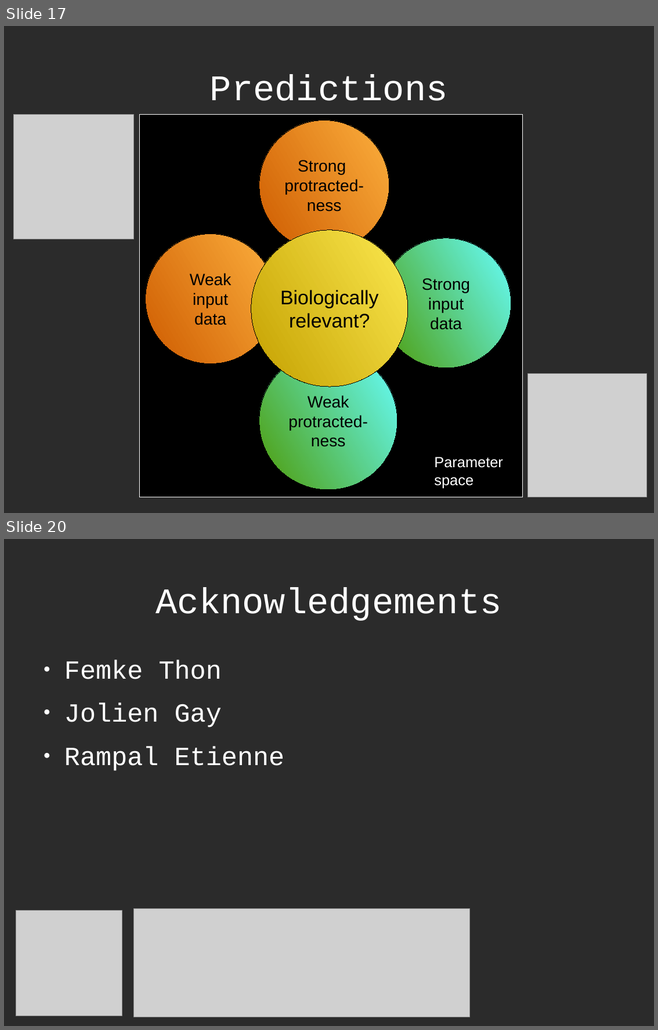
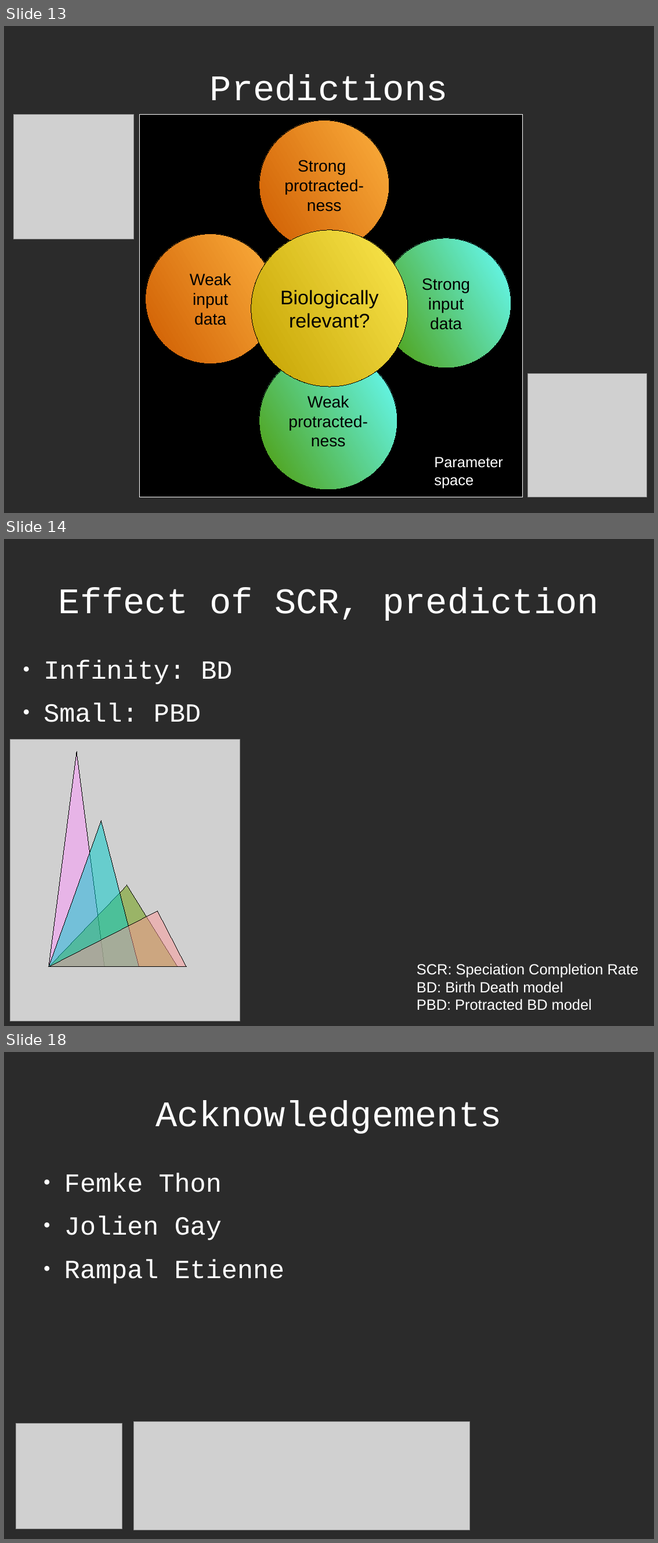
Before and after one commit to richelbilderbeek/Science, a slide deck: Bilderbeek20170213TresMeeting/20170213TresMeeting.odp. Shown one above the other, each under a label of ours: slides 17 and 20 before the commit, slides 13, 14 and 18 after it; the slides between them are not shown. The pictures are 658x1030 and 658x1543 pixels, drawn with LibreOffice and Linux fonts; fonts in the diff are those of the drawing; grey boxes stand for pictures; background and template pictures are left out; a plain dark background stands for a picture behind light text. Boxes give left, top, right and bottom in pixels: in the first picture for what was removed or moved away, otherwise in the second. Text is boxed around its words. In the diff, an @@ line names an element or a change of style, - is before the commit and + after.

```diff
--- a/Bilderbeek20170213TresMeeting/20170213TresMeeting.odp
+++ b/Bilderbeek20170213TresMeeting/20170213TresMeeting.odp
@@ slide 14 added at box(4, 539, 654, 1026), background picture (left out) @@
@@ title added at box(59, 588, 598, 621), 44 pt, text #FFFFFF @@
+Effect of SCR, prediction
@@ text added at box(43, 660, 232, 722), 32 pt, text #FFFFFF @@
+● Infinity: BD
+● Small: PBD
@@ picture added at box(10, 740, 240, 1022) @@
@@ triangle added at box(49, 752, 105, 967), fill #FF99FF at 50% opacity, outline #000000 0 pt @@
@@ triangle added at box(49, 821, 139, 967), fill #00CCCC at 50% opacity, outline #000000 0 pt @@
@@ triangle added at box(49, 885, 178, 967), fill #669900 at 50% opacity, outline #000000 0 pt @@
@@ triangle added at box(49, 911, 187, 967), fill #FF9999 at 50% opacity, outline #000000 0 pt @@
@@ text added at box(416, 964, 639, 1011), 18 pt, text #FFFFFF @@
+SCR: Speciation Completion Rate
+BD: Birth Death model
+PBD: Protracted BD model
@@ what was slide 17 is now slide 13 @@
@@ what was slide 20 is now slide 18 @@
```
Also in this commit, not shown: 2 slides changed, 2 other slides added, 4 slides removed, 1 other file.
